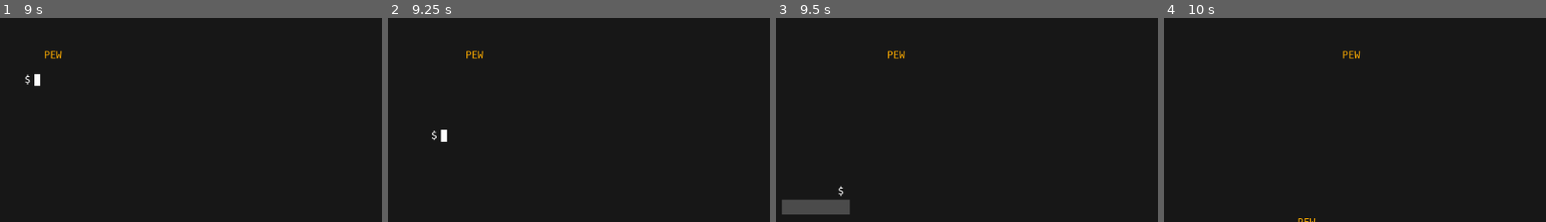
Above: before the commit, frames 1-4 (left to right).
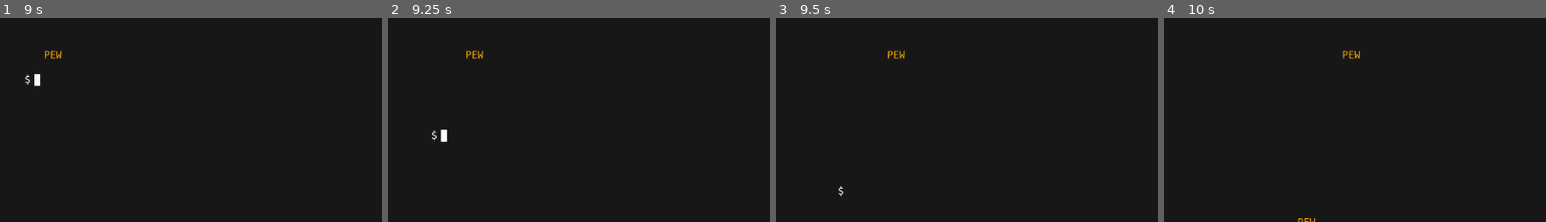
Above: after the commit, the same moments.

Repository: jaydubbyasee/ld45terminal
Game: Godot game, scene res://scenes/levels/level02/Level_02.tscn
The game is run twice, just before and just after one commit, with the same random seed, the same clock (stepped at 60 frames per second) and the same inputs. This scene is started directly instead of the project's main scene.
Inputs (mouse positions are % of the whole screen's width and height, from its top left):
- Up to frame 1 (9 s): click (16, 3) at 0.52 s; type "12" at 0.6 s; tap Enter (ui_accept) at 1.25, 1.52, 2.27, 2.75, 3.77, 4.25, 4.52, 5.27, 5.75, 6.5, 6.77, 7.25, 7.52, 8.27 s; hold Right (ui_right) 1.28-2.78 s; tap D (shoot) every 0.75 s from 1.35 to 8.85 s; hold Left (ui_left) 2.78-3.53 s; hold Right (ui_right) 3.53-5.03 s; hold Left (ui_left) 5.03-5.78 s; hold Right (ui_right) 5.78-6.53 s; hold Left (ui_left) 6.53-8.03 s; hold Right (ui_right) from 8.03 s (still down)
- Up to frame 2 (9.25 s): keep holding Right (ui_right)
- Up to frame 3 (9.5 s): keep holding Right (ui_right)
- Up to frame 4 (10 s): keep holding Right (ui_right); tap D (shoot) at 9.6 s; tap Enter (ui_accept) at 9.77 s
The pictures show only the part of the screen within x 0-50%, y 38-88%; the shares and areas given below are measured in that part.

Frames 1-2 are identical in both runs. In frame 3, 1.2% of the frame differs, in the area x 1-20%, y 89-97%; in frame 4, nothing differs.

Commit message:
Tweak order of operations in level 2

Diff:
--- a/scenes/levels/level02/Level_02.gd
+++ b/scenes/levels/level02/Level_02.gd
@@ -15,14 +15,17 @@
 	get_tree().change_scene("res://scenes/levels/GameOver.tscn")
 	pass
 
+var file_generated = false
 func _on_CursorBoy_player_submitted_text(text):
 	match text:
 		"/h", "/help":
 			get_tree().call_group("helpPlatforms", "enable")
 		"ls":
-			$Platforms/noFilesPlatform.enable()
+			if ! file_generated:
+				$Platforms/noFilesPlatform.enable()
 		"gen_level3":
 			$Platforms/level03Platform.enable()
+			file_generated = true
 		"clear":
 			get_tree().call_group("clearable", "disable")
 		"open":
--- a/scenes/levels/level02/Level_02.tscn
+++ b/scenes/levels/level02/Level_02.tscn
@@ -122,9 +122,9 @@
 "hideOnStart",
 ]]
 margin_left = 10.0
-margin_top = 470.0
+margin_top = 570.0
 margin_right = 98.0
-margin_bottom = 487.0
+margin_bottom = 587.0
 custom_colors/font_color = Color( 1, 0.721569, 0.192157, 1 )
 text = "level03.txt"
 script = ExtResource( 3 )
@@ -154,10 +154,10 @@
 "clearable",
 "hideOnStart",
 ]]
-margin_left = 10.0
-margin_top = 507.0
-margin_right = 298.0
-margin_bottom = 524.0
+margin_left = 8.6643
+margin_top = 510.0
+margin_right = 296.664
+margin_bottom = 527.0
 text = "There are no files in this directory"
 script = ExtResource( 3 )
 
@@ -181,10 +181,10 @@
 [node name="Level03Highlight" type="ColorRect" parent="." groups=[
 "hideOnStart",
 ]]
-margin_left = 9.0
-margin_top = 470.0
-margin_right = 100.0
-margin_bottom = 490.0
+margin_left = 8.6643
+margin_top = 570.0
+margin_right = 99.6643
+margin_bottom = 590.0
 color = Color( 0.294118, 0.294118, 0.294118, 1 )
 
 [node name="Triggers" type="Node" parent="."]
@@ -192,7 +192,7 @@
 [node name="Level03Trigger" type="Area2D" parent="Triggers"]
 
 [node name="CollisionShape2D" type="CollisionShape2D" parent="Triggers/Level03Trigger"]
-position = Vector2( 54.8414, 470.88 )
+position = Vector2( 60, 570 )
 shape = SubResource( 2 )
 [connection signal="player_submitted_text" from="CursorBoy" to="." method="_on_CursorBoy_player_submitted_text"]
 [connection signal="timeout" from="CursorBoy/DeathTimer" to="." method="_on_DeathTimer_timeout"]
--- a/scenes/levels/level03/Level_03.tscn
+++ b/scenes/levels/level03/Level_03.tscn
@@ -1,16 +1,162 @@
-[gd_scene load_steps=3 format=2]
+[gd_scene load_steps=6 format=2]
 
 [ext_resource path="res://scripts/collidable_label.gd" type="Script" id=1]
 [ext_resource path="res://CursorBoy.tscn" type="PackedScene" id=2]
+[ext_resource path="res://scenes/levels/level01/Node.gd" type="Script" id=3]
+
+[sub_resource type="RectangleShape2D" id=1]
+extents = Vector2( 596.576, 387 )
+
+[sub_resource type="RectangleShape2D" id=2]
+extents = Vector2( 46.2842, 20 )
 
 [node name="Level_03" type="Node2D"]
 
-[node name="CollidableLabel" type="Label" parent="."]
-margin_left = 10.0
-margin_top = 60.0
-margin_right = 162.0
-margin_bottom = 77.0
-text = "level03 placeholder"
+[node name="levelPlatform" type="Label" parent="."]
+margin_left = 4.0
+margin_top = 40.0
+margin_right = 100.0
+margin_bottom = 57.0
+text = "#level03.sh"
 script = ExtResource( 1 )
 
 [node name="CursorBoy" parent="." instance=ExtResource( 2 )]
+position = Vector2( 20, 30 )
+
+[node name="Camera" type="Camera2D" parent="."]
+visible = false
+position = Vector2( 510, 300 )
+
+[node name="WorldBounds" type="Area2D" parent="."]
+editor/display_folded = true
+visible = false
+
+[node name="CollisionShape2D" type="CollisionShape2D" parent="WorldBounds"]
+position = Vector2( 513.424, 337 )
+shape = SubResource( 1 )
+
+[node name="Level03Highlight" type="ColorRect" parent="." groups=[
+"hideOnStart",
+]]
+margin_left = 50.0
+margin_top = 550.0
+margin_right = 141.0
+margin_bottom = 570.0
+color = Color( 0.294118, 0.294118, 0.294118, 1 )
+
+[node name="Triggers" type="Node" parent="."]
+
+[node name="Level03Trigger" type="Area2D" parent="Triggers"]
+
+[node name="CollisionShape2D" type="CollisionShape2D" parent="Triggers/Level03Trigger"]
+position = Vector2( 100, 550 )
+shape = SubResource( 2 )
+
+[node name="Platforms" type="Node" parent="."]
+
+[node name="HelpGroup" type="Node" parent="Platforms"]
+script = ExtResource( 3 )
+
+[node name="lsPlatform" type="Label" parent="Platforms/HelpGroup" groups=[
+"helpPlatforms",
+"clearable",
+]]
+margin_left = 71.64
+margin_top = 265.474
+margin_right = 367.64
+margin_bottom = 282.474
+text = "ls - lists files in current directory"
+script = ExtResource( 1 )
+
+[node name="commandsPlatform" type="Label" parent="Platforms/HelpGroup" groups=[
+"helpPlatforms",
+"clearable",
+]]
+margin_left = 30.0
+margin_top = 185.474
+margin_right = 102.0
+margin_bottom = 202.474
+text = "Commands"
+script = ExtResource( 1 )
+
+[node name="navPlatform" type="Label" parent="Platforms/HelpGroup" groups=[
+"helpPlatforms",
+"clearable",
+]]
+margin_left = 30.0
+margin_top = 90.0
+margin_right = 110.0
+margin_bottom = 107.0
+text = "Navigation"
+script = ExtResource( 1 )
+
+[node name="navTextPlatform" type="Label" parent="Platforms/HelpGroup" groups=[
+"helpPlatforms",
+"clearable",
+]]
+margin_left = 71.64
+margin_top = 125.474
+margin_right = 391.64
+margin_bottom = 162.474
+text = "Use <h> to move left, <l>  to move right
+<j> to jump"
+script = ExtResource( 1 )
+
+[node name="openPlatform" type="Label" parent="Platforms/HelpGroup" groups=[
+"helpPlatforms",
+"clearable",
+]]
+margin_left = 70.665
+margin_top = 305.474
+margin_right = 206.665
+margin_bottom = 322.474
+rect_pivot_offset = Vector2( 64.2882, 26.8959 )
+text = "open - opens file"
+script = ExtResource( 1 )
+
+[node name="clearPlatform" type="Label" parent="Platforms/HelpGroup" groups=[
+"helpPlatforms",
+"clearable",
+]]
+margin_left = 71.64
+margin_top = 345.474
+margin_right = 375.64
+margin_bottom = 362.474
+text = "clear - clears and resets the terminal"
+script = ExtResource( 1 )
+
+[node name="genPlatform" type="Label" parent="Platforms/HelpGroup" groups=[
+"helpPlatforms",
+"clearable",
+"hideOnStart",
+]]
+margin_left = 70.665
+margin_top = 225.474
+margin_right = 550.665
+margin_bottom = 242.474
+text = "cd - change directories"
+script = ExtResource( 1 )
+
+[node name="folder1Platform" type="Label" parent="Platforms"]
+margin_left = 450.0
+margin_top = 450.0
+margin_right = 490.0
+margin_bottom = 467.0
+text = "Folder1/"
+script = ExtResource( 1 )
+
+[node name="folder2Platform" type="Label" parent="Platforms"]
+margin_left = 690.0
+margin_top = 450.0
+margin_right = 730.0
+margin_bottom = 467.0
+text = "Folder2/"
+script = ExtResource( 1 )
+
+[node name="CollidableLabel" type="Label" parent="Platforms"]
+margin_left = 920.0
+margin_top = 450.0
+margin_right = 960.0
+margin_bottom = 467.0
+text = "Folder3/"
+script = ExtResource( 1 )
